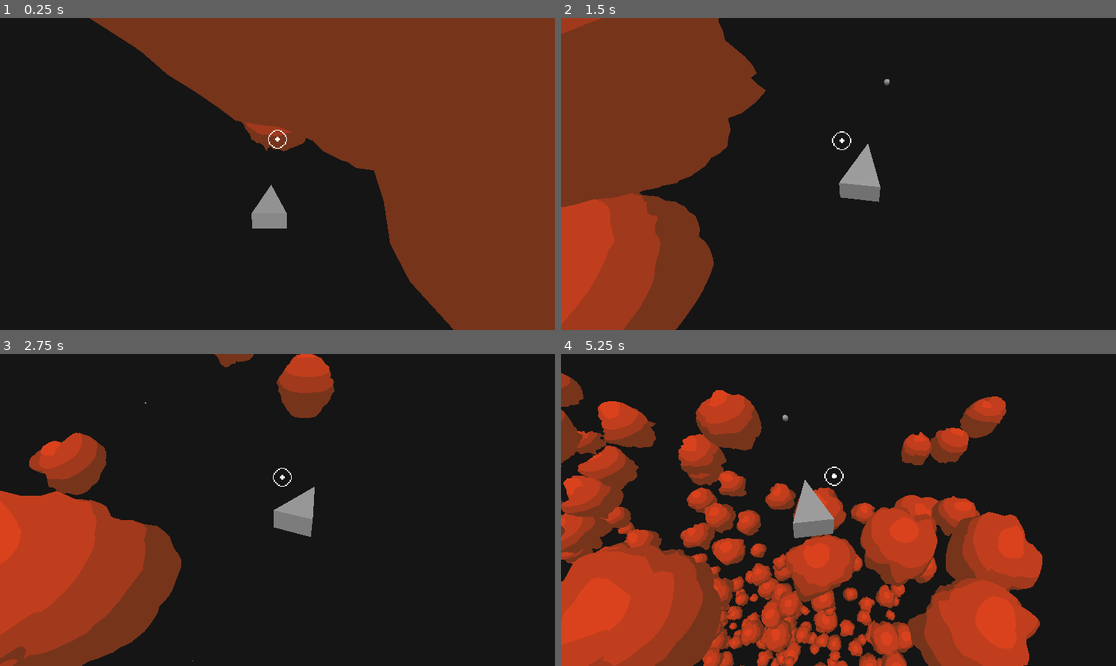
Above: before the commit, frames 1-4 (two rows, left to right).
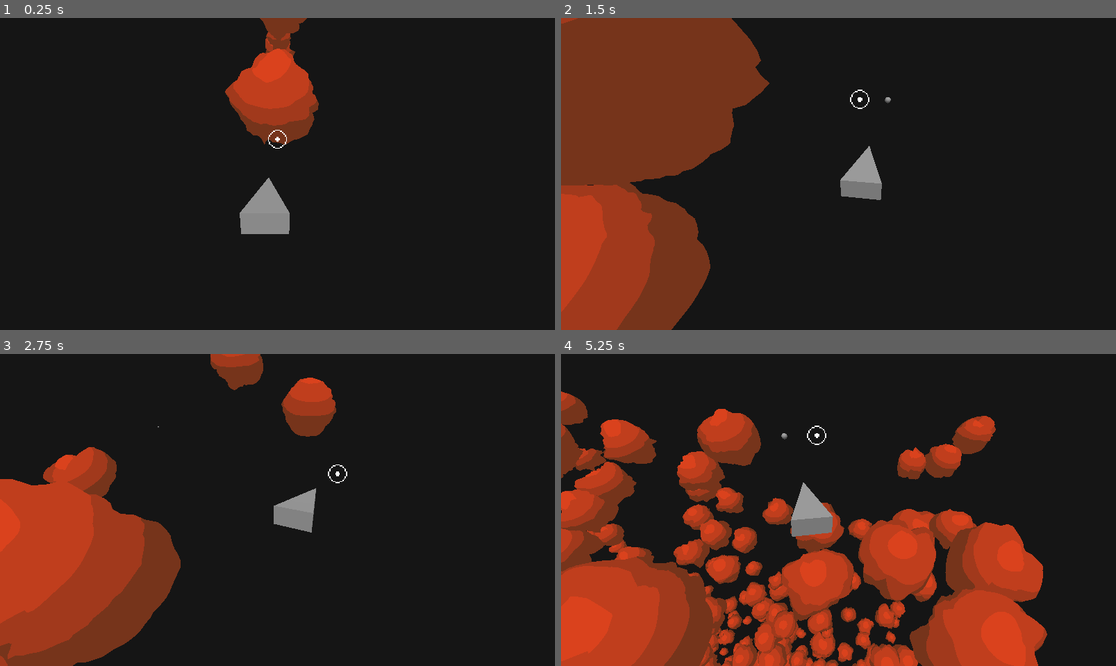
Above: after the commit, the same moments.

Repository: NguyenDytrich/Asteroids3D
Game: Godot game, scene res://node_3d.tscn
Same seed, same stepped clock (60 frames per second), same inputs: the game is played once before the commit and once after it.
Inputs (mouse positions are in pixels of both pictures, inside the frame that each line leads up to):
- Up to frame 1 (0.25 s): no input
- Up to frame 2 (1.5 s): move the mouse to (960, 158) at 0.52 s; hold D (turn_right) 0.53-1.28 s; click (960, 158) at 0.6 s; move the mouse to (727, 189) at 1.27 s; hold S (pitch_down) from 1.28 s (still down); click (727, 189) at 1.35 s
- Up to frame 3 (2.75 s): move the mouse to (333, 441) at 2.02 s; release S (pitch_down) at 2.03 s; hold D (turn_right) from 2.03 s (still down); click (333, 441) at 2.1 s
- Up to frame 4 (5.25 s): move the mouse to (810, 572) at 2.77 s; release D (turn_right) at 2.78 s; hold W (pitch_up) 2.78-3.53 s; click (810, 572) at 2.85 s; move the mouse to (1005, 556) at 3.52 s; hold A (turn_left) 3.53-5.03 s; click (1005, 556) at 3.6 s; move the mouse to (672, 463) at 4.27 s; click (672, 463) at 4.35 s; move the mouse to (866, 510) at 5.02 s; hold S (pitch_down) from 5.03 s (still down); click (866, 510) at 5.1 s

The runs differ from the first frame. In frame 1, 44% of the frame differs, in the area x 16-100%, y 0-100%; in frame 2, 3.5%; in frame 3, 7.4%; in frame 4, 36%.
Error after the commit: Parse Error: Mixed use of tabs and spaces for indentation. (res://SpaceShipSpringArm.gd:19)

Commit message:
Checkpoint

Diff:
--- a/Asteroid.gd
+++ b/Asteroid.gd
@@ -49,7 +49,7 @@
 	if asteroid_size > 4:
 		for i in 2:
 			var frag: Asteroid = asteroid_scene.instantiate()
-			frag.global_position = global_position
+			frag.global_position = position
 			frag.asteroid_size = asteroid_size - 1.0
 			frag.linear_velocity = Vector3(randf_range(-5.0, 5.0), randf_range(-5.0, 5.0), randf_range(-5.0, 5.0))
 			frag.angular_velocity = Vector3(randf_range(-2.0, 2.0), randf_range(-2.0, 2.0), randf_range(-2.0, 2.0))
--- a/Camera3D.gd
+++ b/Camera3D.gd
@@ -1,3 +1,4 @@
+@tool
 extends Camera3D
 
 @export
@@ -25,7 +26,7 @@
 	return 1.0 * d / deg_to_rad(max_rotation_diff) # I'm pretty sure I'm supposed to clamp this at 1.0
 
 # Called every frame. 'delta' is the elapsed time since the previous frame.
-func _process(delta):
+func _physics_process(delta):
 	var distance = (global_position - marker.global_position).length()
 
 	var marker_basis = Basis(marker.global_transform.basis)
--- a/HitReticle.gd
+++ b/HitReticle.gd
@@ -18,10 +18,11 @@
 		get_aim_point()
 
 func _physics_process(delta):
-	var input = Input.get_vector("turn_left", "turn_right", "pitch_up", "pitch_down")
+	var input = Input.get_vector("turn_left", "turn_right", "pitch_down", "pitch_up")
 
 	var default_pos = (get_viewport_rect().size / 2) + Vector2.UP * 72.0
-	position = lerp(position, default_pos + input * 16, delta)
+	position = lerp(position, default_pos + (input * 128.0), 5.0 * delta)
+	# position = default_pos + input * 16
 
 # TODO:
 # When the user fires their ship's weapon, a ray should be cast to determine
@@ -29,7 +30,6 @@
 
 func get_aim_point():
 	var reticle_pos = get_viewport_transform()
-	print(reticle_pos)
 
 
 func center_reticle():
--- a/SpaceShip.gd
+++ b/SpaceShip.gd
@@ -37,7 +37,7 @@
 		var projectile = projectile_scene.instantiate()
 		projectile.velocity = 250.0
 		projectile.direction = global_transform.basis.z
-		projectile.position = $Marker3D.global_position
+		projectile.position = $BulletOrigin.global_position
 		get_tree().get_root().add_child(projectile)
 
 
--- /dev/null
+++ b/SpaceShipSpringArm.gd
@@ -0,0 +1,26 @@
+@tool
+extends SpringArm3D
+
+var default_angle_deg: float = -20
+
+# Called when the node enters the scene tree for the first time.
+func _ready():
+	add_excluded_object(get_parent().get_rid())
+	pass # Replace with function body.
+
+
+# Called every frame. 'delta' is the elapsed time since the previous frame.
+func _process(delta):
+	var child = get_child(0)
+	var c_position = Vector3(spring_length, 0, 0)
+	child.position.x = spring_length
+
+func _physics_process(delta):
+	if not Engine.is_editor_hint():
+	    var pitch_dir = Input.get_axis("pitch_down", "pitch_up")
+	    if pitch_dir > 0:
+	    	rotation.x = lerp(rotation.x, deg_to_rad(-1.0 * default_angle_deg), 5.0 * delta)
+	    	# rotation.x = deg_to_rad(-1.0 * default_angle_deg)
+	    else:
+	    	rotation.x = lerp(rotation.x, deg_to_rad(default_angle_deg), 5.0 * delta)
+	    	# rotation.x = deg_to_rad(default_angle_deg)
--- a/node_3d.tscn
+++ b/node_3d.tscn
@@ -1,10 +1,11 @@
-[gd_scene load_steps=10 format=3 uid="uid://b8uwreb6p7q7t"]
+[gd_scene load_steps=11 format=3 uid="uid://b8uwreb6p7q7t"]
 
 [ext_resource type="PrismMesh" uid="uid://dhx02jtjgjej3" path="res://ship_mesh.tres" id="1_egssx"]
 [ext_resource type="Script" path="res://SpaceShip.gd" id="1_tqb83"]
 [ext_resource type="Script" path="res://Camera3D.gd" id="1_ypfkj"]
 [ext_resource type="Texture2D" uid="uid://g4qsusvti1nm" path="res://reticle.png" id="2_4xnif"]
 [ext_resource type="PackedScene" uid="uid://c1y23e6o76eos" path="res://asteroid_impact_particles.tscn" id="2_mxf7q"]
+[ext_resource type="Script" path="res://SpaceShipSpringArm.gd" id="5_knfht"]
 [ext_resource type="Script" path="res://Spawner.gd" id="6_oqd8v"]
 [ext_resource type="Script" path="res://HitReticle.gd" id="7_2w2p8"]
 
@@ -20,10 +21,11 @@
 [node name="Node3D" type="Node3D"]
 
 [node name="Camera3D" type="Camera3D" parent="." node_paths=PackedStringArray("marker")]
-transform = Transform3D(-1, 2.26267e-08, -8.44439e-08, 0, 0.965926, 0.258819, 8.74228e-08, 0.258819, -0.965926, 0, 2.5, -6)
+transform = Transform3D(-1, -5.16435e-08, 1.4189e-07, -3.55271e-15, 0.939693, 0.34202, -1.50996e-07, 0.34202, -0.939693, 0, 0, 0)
 environment = SubResource("Environment_ne660")
+current = true
 script = ExtResource("1_ypfkj")
-marker = NodePath("../SpaceShip/SpringArm3D/Marker3D")
+marker = NodePath("../SpaceShip/SpringArm3D/FollowPos")
 
 [node name="DirectionalLight3D" type="DirectionalLight3D" parent="Camera3D"]
 transform = Transform3D(-1, -6.18172e-08, -6.18172e-08, 2.26267e-08, -0.866025, 0.5, -8.44439e-08, 0.5, 0.866026, 5.24537e-07, 3.0018, -5.40733)
@@ -43,12 +45,17 @@
 shape = SubResource("BoxShape3D_vtxrg")
 
 [node name="SpringArm3D" type="SpringArm3D" parent="SpaceShip"]
-transform = Transform3D(-1, 4.3049e-08, -7.60889e-08, 5.58678e-09, 0.900045, 0.435797, 8.72441e-08, 0.435797, -0.900045, 0, 0, 0)
+transform = Transform3D(-1, -5.16436e-08, 1.4189e-07, 0, 0.939693, 0.34202, -1.50996e-07, 0.34202, -0.939693, 0, 0, 0)
 spring_length = 6.0
+script = ExtResource("5_knfht")
 
-[node name="Marker3D" type="Marker3D" parent="SpaceShip/SpringArm3D"]
+[node name="FollowPos" type="Marker3D" parent="SpaceShip/SpringArm3D"]
+transform = Transform3D(1, -1.06546e-11, 4.27036e-11, 0, 1, -3.27826e-07, 0, 3.27826e-07, 1, 0, 0, 0)
 
-[node name="Marker3D" type="Marker3D" parent="SpaceShip"]
+[node name="BulletOrigin" type="Marker3D" parent="SpaceShip"]
+
+[node name="FocalPoint" type="Marker3D" parent="SpaceShip"]
+transform = Transform3D(1, 0, 0, 0, 1, 0, 0, 0, 1, 0, 0, 3)
 
 [node name="Spawner" type="Node3D" parent="."]
 script = ExtResource("6_oqd8v")
--- a/project.godot
+++ b/project.godot
@@ -12,50 +12,50 @@
 
 config/name="Asteroids3DDemo"
 run/main_scene="res://node_3d.tscn"
-config/features=PackedStringArray("4.2", "Forward Plus")
+config/features=PackedStringArray("4.3", "Forward Plus")
 config/icon="res://icon.svg"
 
 [input]
 
 turn_left={
 "deadzone": 0.5,
-"events": [Object(InputEventKey,"resource_local_to_scene":fa …(171 unchanged characters)… keycode":65,"key_label":0,"unicode":97,"echo":false,"script":null)
+"events": [Object(InputEventKey,"resource_local_to_scene":fa …(171 unchanged characters)… keycode":65,"key_label":0,"unicode":97,"location":0,"echo":false,"script":null)
 , Object(InputEventJoypadMotion,"resource_local_to_scene":false,"resource_name":"","device":-1,"axis":0,"axis_value":-1.0,"script":null)
 ]
 }
 turn_right={
 "deadzone": 0.5,
-"events": [Object(InputEventKey,"resource_local_to_scene":fa …(172 unchanged characters)… eycode":68,"key_label":0,"unicode":100,"echo":false,"script":null)
+"events": [Object(InputEventKey,"resource_local_to_scene":fa …(172 unchanged characters)… eycode":68,"key_label":0,"unicode":100,"location":0,"echo":false,"script":null)
 , Object(InputEventJoypadMotion,"resource_local_to_scene":false,"resource_name":"","device":-1,"axis":0,"axis_value":1.0,"script":null)
 ]
 }
 pitch_down={
 "deadzone": 0.5,
-"events": [Object(InputEventKey,"resource_local_to_scene":fa …(172 unchanged characters)… eycode":83,"key_label":0,"unicode":115,"echo":false,"script":null)
+"events": [Object(InputEventKey,"resource_local_to_scene":fa …(172 unchanged characters)… eycode":83,"key_label":0,"unicode":115,"location":0,"echo":false,"script":null)
 , Object(InputEventJoypadMotion,"resource_local_to_scene":false,"resource_name":"","device":-1,"axis":1,"axis_value":1.0,"script":null)
 ]
 }
 pitch_up={
 "deadzone": 0.5,
-"events": [Object(InputEventKey,"resource_local_to_scene":fa …(172 unchanged characters)… eycode":87,"key_label":0,"unicode":119,"echo":false,"script":null)
+"events": [Object(InputEventKey,"resource_local_to_scene":fa …(172 unchanged characters)… eycode":87,"key_label":0,"unicode":119,"location":0,"echo":false,"script":null)
 , Object(InputEventJoypadMotion,"resource_local_to_scene":false,"resource_name":"","device":-1,"axis":1,"axis_value":-1.0,"script":null)
 ]
 }
 thruster_fwd={
 "deadzone": 0.5,
-"events": [Object(InputEventKey,"resource_local_to_scene":fa …(171 unchanged characters)… keycode":32,"key_label":0,"unicode":32,"echo":false,"script":null)
+"events": [Object(InputEventKey,"resource_local_to_scene":fa …(171 unchanged characters)… keycode":32,"key_label":0,"unicode":32,"location":0,"echo":false,"script":null)
 , Object(InputEventJoypadMotion,"resource_local_to_scene":false,"resource_name":"","device":-1,"axis":5,"axis_value":1.0,"script":null)
 ]
 }
 roll_left={
 "deadzone": 0.5,
-"events": [Object(InputEventKey,"resource_local_to_scene":fa …(172 unchanged characters)… eycode":81,"key_label":0,"unicode":113,"echo":false,"script":null)
+"events": [Object(InputEventKey,"resource_local_to_scene":fa …(172 unchanged characters)… eycode":81,"key_label":0,"unicode":113,"location":0,"echo":false,"script":null)
 , Object(InputEventJoypadMotion,"resource_local_to_scene":false,"resource_name":"","device":-1,"axis":2,"axis_value":-1.0,"script":null)
 ]
 }
 roll_right={
 "deadzone": 0.5,
-"events": [Object(InputEventKey,"resource_local_to_scene":fa …(172 unchanged characters)… eycode":69,"key_label":0,"unicode":101,"echo":false,"script":null)
+"events": [Object(InputEventKey,"resource_local_to_scene":fa …(172 unchanged characters)… eycode":69,"key_label":0,"unicode":101,"location":0,"echo":false,"script":null)
 , Object(InputEventJoypadMotion,"resource_local_to_scene":false,"resource_name":"","device":-1,"axis":2,"axis_value":1.0,"script":null)
 ]
 }
--- a/projectile.gd
+++ b/projectile.gd
@@ -24,5 +24,3 @@
 		particles.emitting = true
 		body.destroy.emit()
 		queue_free()
-	else:
-		print("unknown body entered")
